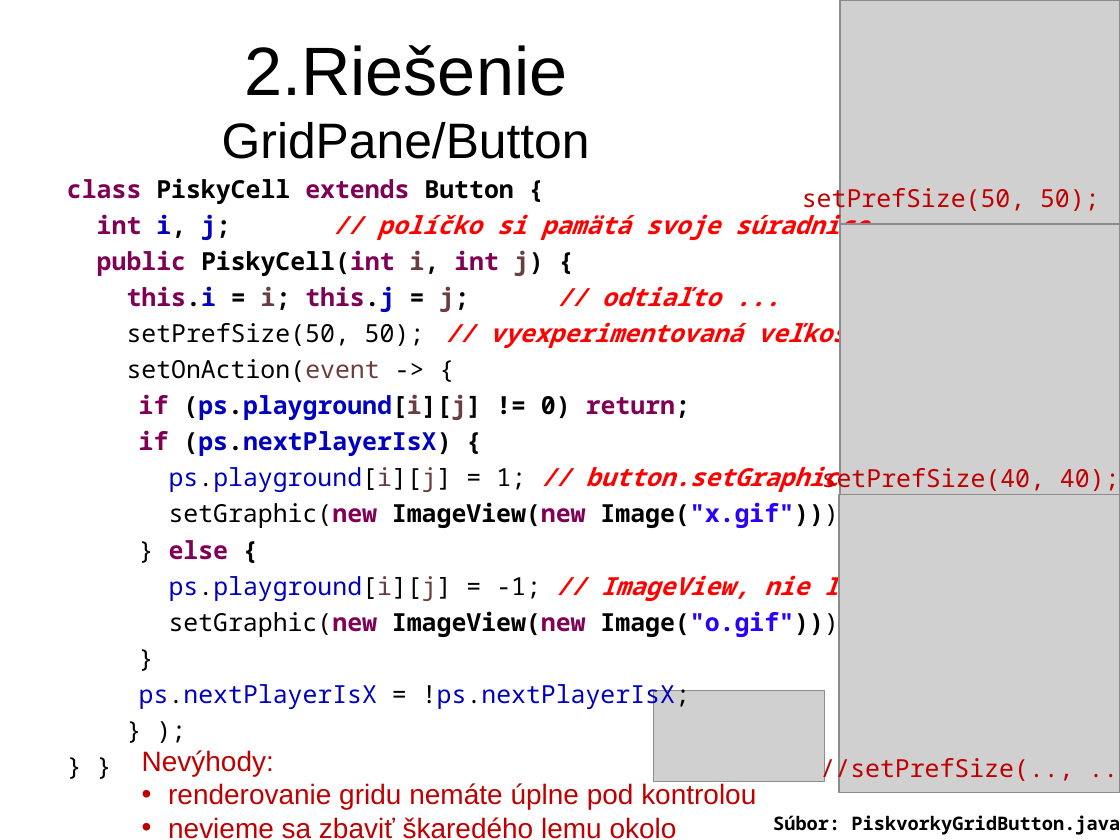
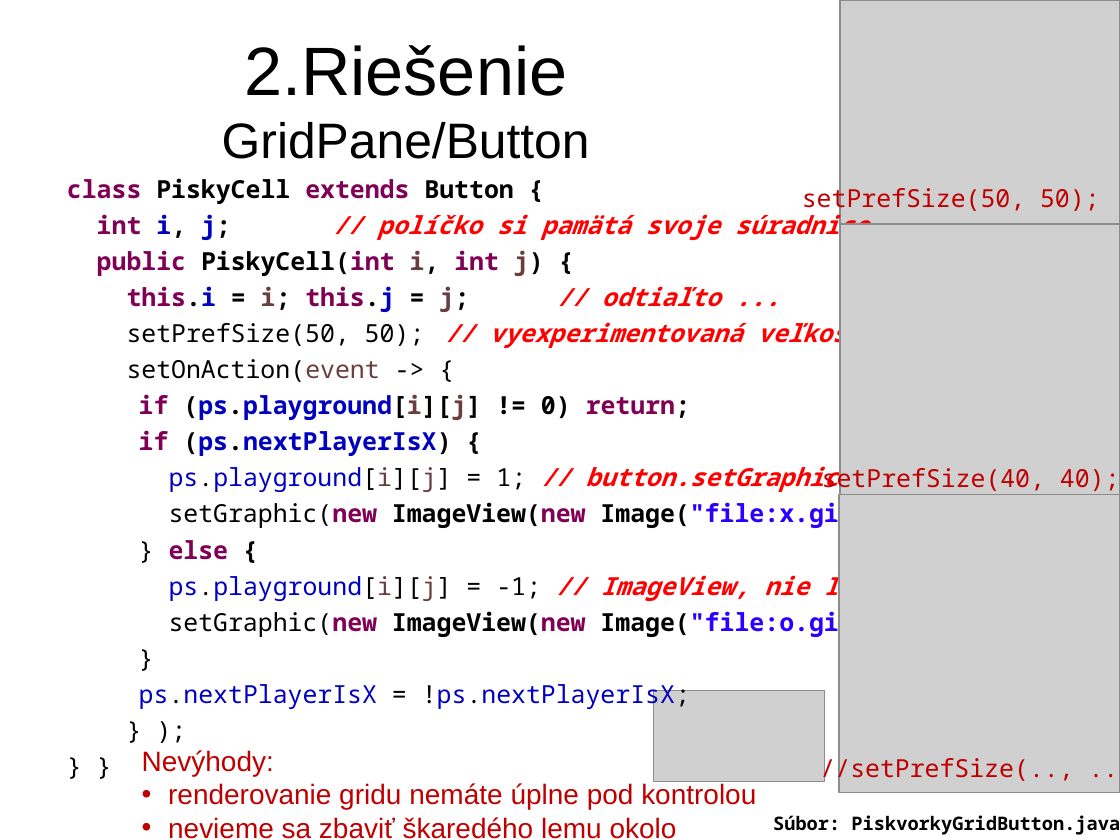
Before and after one commit to Programovanie4/Prednasky, a slide deck: slide 33 of 11/11_java.ppt. Drawn at 1120x840 pixels with LibreOffice and Linux fonts; fonts in the diff are those of the drawing; grey boxes stand for pictures. Boxes give left, top, right and bottom in pixels: in the first picture for what was removed or moved away, otherwise in the second. Text is boxed around its words. In the diff, an @@ line names an element or a change of style, - is before the commit and + after.

```diff
--- a/11/11_java.ppt
+++ b/11/11_java.ppt
@@ text at <box>169,499,928,529</box>: text changed @@
-setGraphic(new ImageView(new Image("x.gif")));
+setGraphic(new ImageView(new Image("file:x.gif")));
@@ text at <box>169,608,928,638</box>: text changed @@
-setGraphic(new ImageView(new Image("o.gif")));
+setGraphic(new ImageView(new Image("file:o.gif")));
```
Also in this commit, not shown: 3 other slides changed, 1 other file.
